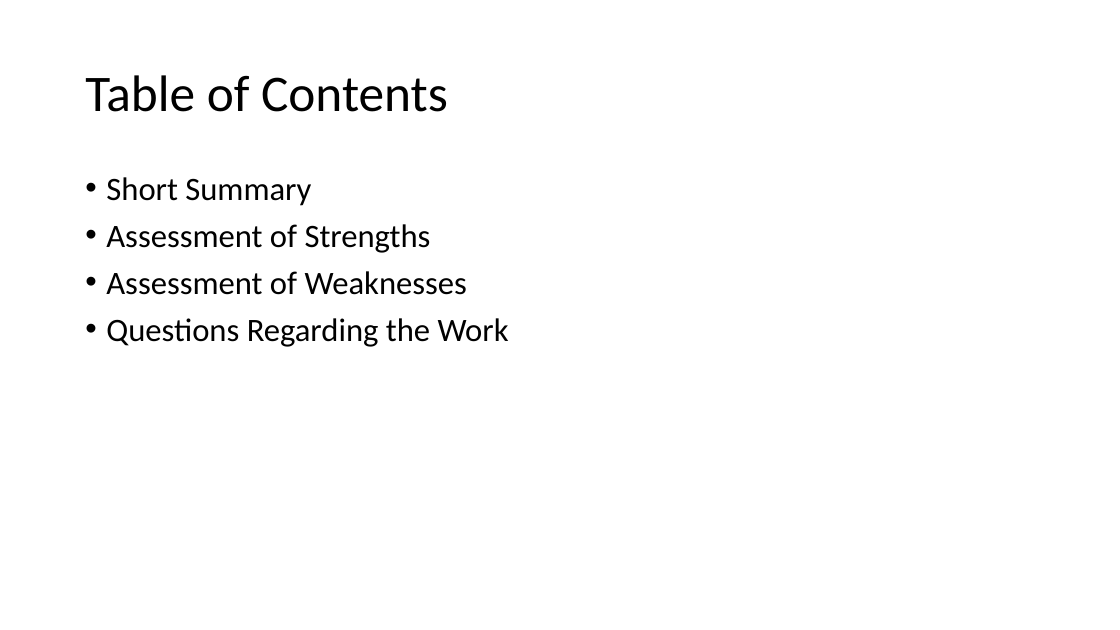
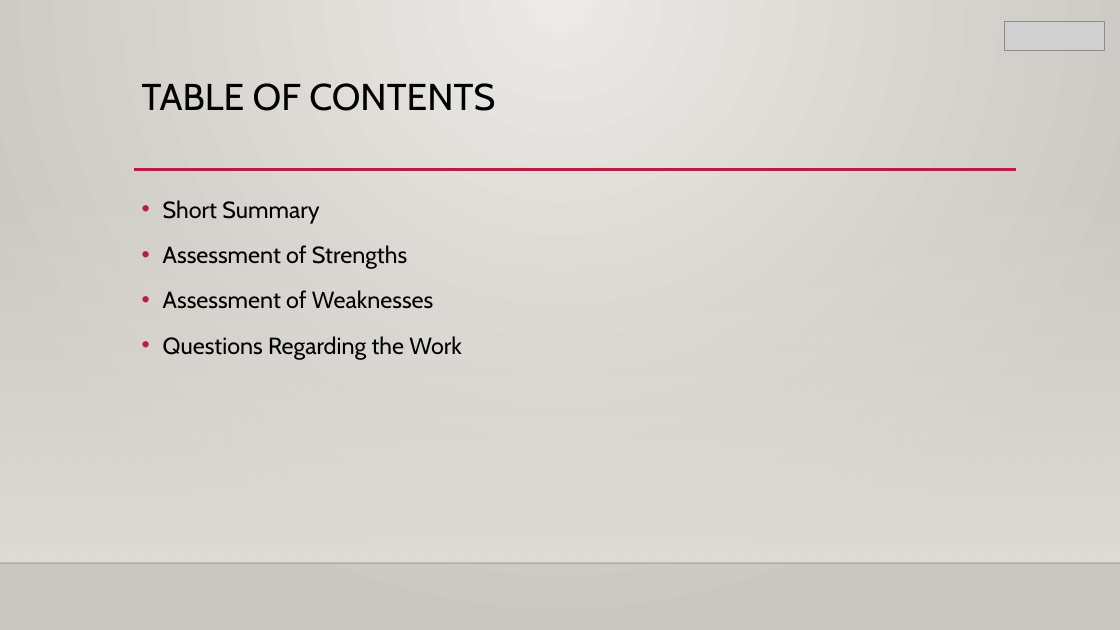
Before and after one commit to cho-minsung/multiDSP, a slide deck: slide 2 of Paper/Fast R-CNN.pptx. Drawn at 1120x630 pixels with LibreOffice and Linux fonts; fonts in the diff are those of the drawing; grey boxes stand for pictures; background and template pictures are left out. Boxes give left, top, right and bottom in pixels: in the first picture for what was removed or moved away, otherwise in the second. Text is boxed around its words. In the diff, an @@ line names an element or a change of style, - is before the commit and + after.

```diff
--- a/Paper/Fast R-CNN.pptx
+++ b/Paper/Fast R-CNN.pptx
@@ background #FFFFFF to gradient #ECEAE7 to #CAC7C1 @@
@@ picture added at <box>1005,21,1105,50</box> @@
@@ title "TABLE OF CONTENTS" at <box>142,83,495,111</box>: vertical alignment middle to top @@
@@ title at <box>142,83,495,111</box>: text changed; size 44 to 32 pt; font Calibri to Cabin @@
-Table of Contents
+TABLE OF CONTENTS
@@ line added from (134, 170) to (1017, 170), #B71E42 2.5 pt @@
@@ rectangle added at <box>0,186,1120,563</box>, fill gradient #DFDBD5 @@
@@ text "Short Summary": place and size @@
-text "Short Summary" at <box>106,177,509,347</box>
+text "Short Summary" at <box>163,200,462,360</box>
@@ text "Short Summary" at <box>163,200,462,360</box>: size 28 to 20 pt, font Calibri to Cabin; line spacing 0.9 to 1.2 @@
@@ line added from (0, 563) to (1120, 563), #000001 1 pt @@
```
Also in this commit, not shown: 6 other slides changed, 9 slides added, 1 slide removed.
